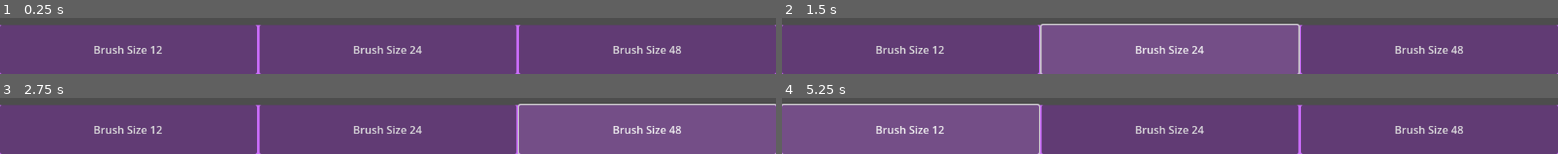
Above: before the commit, frames 1-4 (two rows, left to right).
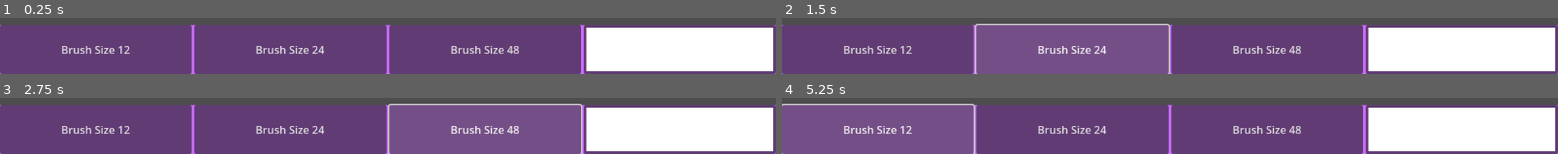
Above: after the commit, the same moments.

Repository: LettucePie/persephone
Game: Godot game, scene res://design/coloring.tscn
Two runs of this game, one before a commit and one after it. Both use one fixed random seed, a clock stepped at 60 frames per second and the inputs below. This scene is started directly instead of the project's main scene.
Inputs:
- Up to frame 1 (0.25 s): no input
- Up to frame 2 (1.5 s): click "Brush Size 12" at 0.5 s; click "Brush Size 24" at 1.25 s
- Up to frame 3 (2.75 s): click "Brush Size 48" at 2 s
- Up to frame 4 (5.25 s): click "Brush Size 12" at 2.75 s; click "Brush Size 24" at 3.5 s; click "Brush Size 48" at 4.25 s; click "Brush Size 12" at 5 s

The runs differ from the first frame. In frame 1, 23% of the frame differs, in the area x 8-100%, y 12-100%; in frame 2, 24%; in frame 3, 25%, in the area x 8-100%, y 10-100%; in frame 4, 24%.

Commit message:
Added color changing

Diff:
--- a/design/coloring.gd
+++ b/design/coloring.gd
@@ -41,8 +41,19 @@
 	current_brush_tip = brush_tips[0]
 
 
-func color_brush_tip(brush_tip : BrushTip):
-	pass
+func color_brush_tip(brush_tip : BrushTip, color : Color):
+	var dimension = brush_tip.img.get_size()
+	## Refresh Image data by pulling from Tex again
+	brush_tip.img = brush_tip.tex.get_image()
+	for x in dimension.x:
+		for y in dimension.y:
+			var pix_color = brush_tip.img.get_pixel(x, y)
+			if pix_color != Color(0, 0, 0, 0):
+				pix_color.r = color.r
+				pix_color.g = color.g
+				pix_color.b = color.b
+				pix_color.a = lerp(0.0, color.a, (pix_color.a / 1.0))
+				brush_tip.img.set_pixel(x, y, pix_color)
 
 
 func display_image():
@@ -103,3 +114,10 @@
 	for b in brush_tips:
 		if b.pix == b_size:
 			current_brush_tip = b
+			color_brush_tip(b, current_color)
+
+
+func _on_color_picker_button_color_changed(color):
+	print("Changing BrushTip to Color: ", color)
+	current_color = color
+	color_brush_tip(current_brush_tip, color)
--- a/design/coloring.tscn
+++ b/design/coloring.tscn
@@ -63,7 +63,14 @@
 size_flags_horizontal = 3
 text = "Brush Size 48"
 
+[node name="ColorPickerButton" type="ColorPickerButton" parent="ColorRect/HBoxContainer"]
+layout_mode = 2
+size_flags_horizontal = 3
+text = "Select Color"
+color = Color(1, 1, 1, 1)
+
 [connection signal="mouse_exited" from="canvas" to="." method="_on_canvas_mouse_exited"]
 [connection signal="pressed" from="ColorRect/HBoxContainer/brush_size" to="." method="_on_brush_size_pressed" binds= [12]]
 [connection signal="pressed" from="ColorRect/HBoxContainer/brush_size2" to="." method="_on_brush_size_pressed" binds= [24]]
 [connection signal="pressed" from="ColorRect/HBoxContainer/brush_size3" to="." method="_on_brush_size_pressed" binds= [48]]
+[connection signal="color_changed" from="ColorRect/HBoxContainer/ColorPickerButton" to="." method="_on_color_picker_button_color_changed"]
